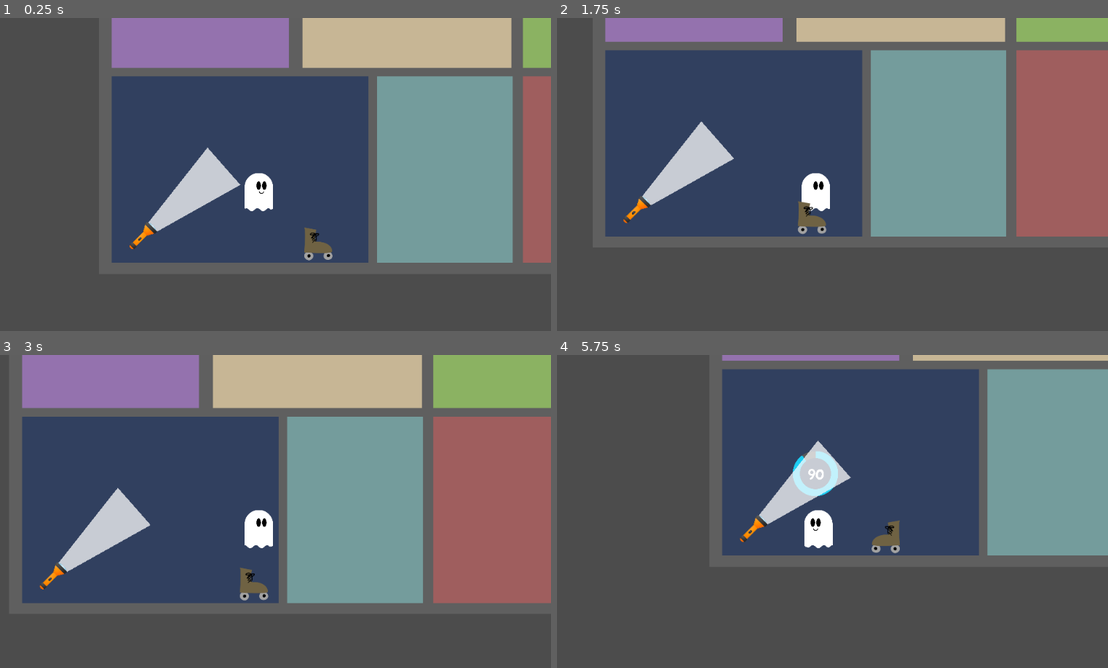
Above: before the commit, frames 1-4 (two rows, left to right).
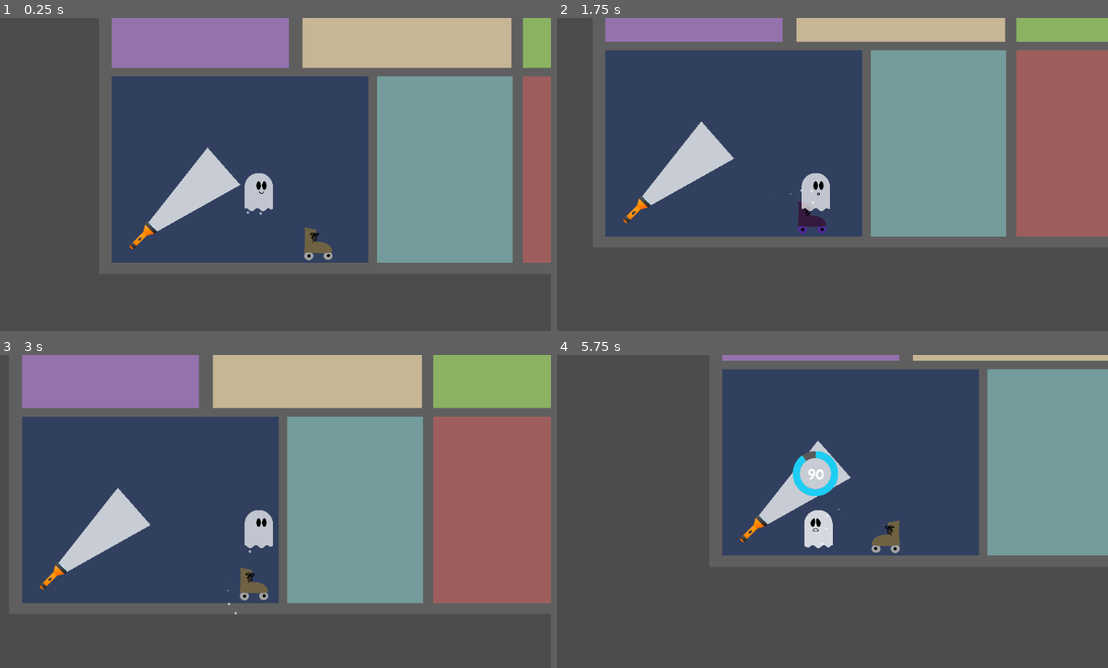
Above: after the commit, the same moments.

Repository: jackmakesthings/boo
Game: Godot game, scene res://scenes/house.tscn
Two runs of this game, one before a commit and one after it. Both use one fixed random seed, a clock stepped at 60 frames per second and the inputs below.
Inputs:
- Up to frame 1 (0.25 s): no input
- Up to frame 2 (1.75 s): tap Enter at 0.5 s; hold Right (move_right) 0.53-1.28 s; tap Space (boo) at 0.6, 1.55 s; tap F (haunt) at 0.8, 1.35 s; hold Down (move_down) from 1.28 s (still down)
- Up to frame 3 (3 s): release Down (move_down) at 2.03 s; hold Right (move_right) 2.03-2.78 s; tap Space (boo) at 2.1 s; tap F (haunt) at 2.3, 2.85 s; hold Up (move_up) from 2.78 s (still down)
- Up to frame 4 (5.75 s): tap Space (boo) at 3.05, 3.6, 4.55, 5.1 s; release Up (move_up) at 3.53 s; hold Left (move_left) 3.53-5.03 s; tap F (haunt) at 3.8, 4.35, 5.3 s; hold Down (move_down) from 5.03 s (still down)

The runs differ from the first frame. In frame 1, 0.5% of the frame differs, in the area x 44-50%, y 49-64%; in frame 2, 0.8%; in frame 3, 0.5%; in frame 4, 1.0%, in the area x 42-52%, y 30-62%.

Commit message:
ghost now composes states - might still refactor

Diff:
--- a/ghost.gd
+++ b/ghost.gd
@@ -28,19 +28,52 @@
 var time_in_light = 0
 var health = 100
 
+# i don't think these are actually the states needed, tbd
 enum state {
 	IDLE,
 	MOVING,
-	READY_TO_HAUNT,
-	HAUNTING,
-	POOF
+	DAMAGE,
+	HEAL,
+	READY
+#	READY_TO_HAUNT,
+#	HAUNTING,
+#	POOF
 }
+
+# This maybe shouldn't be a state because it overlaps with other stuff
+var is_moving = false
 
 var current_state = state.IDLE
 # not sure i need this to be a func but couldn't hurt
 
-func set_current_state(state):
-	current_state = state
+func set_current_state(new_state):
+	if new_state == current_state:
+		return
+
+	current_state = new_state
+	match new_state:
+		state.IDLE:
+			$body/face.position.x = 10.0
+			$body/bg/torso.play('default')
+			if health < 100:
+				if in_light:
+					set_current_state(state.DAMAGE)
+				else:
+					set_current_state(state.HEAL)
+			print('idle')
+		state.MOVING:
+			$body/bg/torso.play('moving')
+			$body/face.position.x = 30.0
+			print('moving')
+		state.DAMAGE:
+			$body/face.play('oh-no')
+			print('damage')
+		state.HEAL:
+			print('heal')
+		state.READY:
+			$body/bg/bottom.play('default')
+			$body/face.play('happy')
+			print('ready')
 
 func _enter_tree():
 	root = get_parent()
@@ -50,6 +83,18 @@
 		onBoo()
 	if Input.is_action_just_pressed('haunt'):
 		onHaunt()
+
+	if (Input.is_action_just_pressed('move_right') or
+	   Input.is_action_just_pressed('move_left') or
+	   Input.is_action_just_pressed('move_down') or
+	   Input.is_action_just_pressed('move_up')):
+		set_current_state(state.MOVING)
+
+	if (Input.is_action_just_released('move_right') or
+	   Input.is_action_just_released('move_left') or
+	   Input.is_action_just_released('move_down') or
+	   Input.is_action_just_released('move_up')):
+		set_current_state(state.IDLE)
 
 func handle_movement(_delta):
 	var input_velocity = Vector2.ZERO
@@ -70,36 +115,34 @@
 	# If there's input, accelerate to the input velocity
 	if input_velocity.length() > 0:
 		velocity = velocity.linear_interpolate(input_velocity, acceleration)
-		if input_velocity.x == 0:
-			$body/torso.play('default')
-			$body/face.position.x = 10.0
-			set_current_state(state.IDLE)
-		else:
-			$body/torso.play('moving')
-			$body/face.position.x = 30.0
-			set_current_state(state.MOVING)
+#		if input_velocity.x == 0:
+#			set_current_state(state.IDLE)
+#		else:
+#			set_current_state(state.MOVING)
 	else:
 		# If there's no input, slow down to (0, 0)
 		velocity = velocity.linear_interpolate(Vector2.ZERO, friction)
-		$body/torso.play('default')
-		$body/face.position.x = 10.0
-		set_current_state(state.IDLE)
 	velocity = move_and_slide(velocity)
 
 
 # This gets called basically every frame
 func _physics_process(_delta):
 	handle_movement(_delta)
-
 	# Show/hide "!"
 	if (in_light):
 		$body/reaction.visible = true
+		set_current_state(state.DAMAGE)
 		take_damage(_delta)
 	else:
 		$body/reaction.visible = false
 		if (health < 100):
+			set_current_state(state.HEAL)
 			heal(_delta)
-
+		else:
+			set_current_state(state.READY)
+	update_health_ui()
+
+func update_health_ui():
 	if (health < 100):
 		$health.visible = true
 		$healthWheel.visible = true
@@ -110,22 +153,17 @@
 	var rounded_health = round(health)
 	$health.text = min(100, rounded_health) as String
 	$healthWheel.value = min(100, health)
+	$body/bg.modulate.a = .7 + (1 - (rounded_health/100))
 
 func take_damage(_delta):
 	if (health > 0):
+		set_current_state(state.DAMAGE)
 		health = health -  (_delta * health_decay_rate)
 #
 func heal(_delta):
-	if (health < 100):
-		health = health + (_delta + health_recharge_rate)
-#
-func on_light_entered():
-	$body/face.play("oh-no")
-	$body/face.playing = true
-
-func on_light_exited():
-	$body/face.play("happy")
-	$body/face.playing = true
+	set_current_state(state.HEAL)
+	health = health + (_delta + health_recharge_rate)
+
 
 # These conditionals will probably get more robust
 func canBoo():
@@ -134,12 +172,26 @@
 func canHaunt():
 	return health >= 100 and nearby_hauntable
 
+
+# Proximity listeners
 func onHauntableApproach(hauntable):
 	nearby_hauntable = hauntable
 
-func onHauntableLeave(hauntable):
+func onHauntableLeave(_hauntable):
 	nearby_hauntable = null
 
+func on_light_entered():
+	pass
+#	$body/face.play("oh-no")
+#	$body/face.playing = true
+
+func on_light_exited():
+	pass
+#	$body/face.play("happy")
+#	$body/face.playing = true
+
+
+# Action input handlers
 func onBoo():
 	if canBoo():
 		$body/face.play('boo')
@@ -153,7 +205,22 @@
 	else:
 		print("can't haunt right now")
 
+
+# Setup and teardown (when switching haunt state)
+func activate(holp):
+	set_physics_process(true)
+	set_process_input(true)
+	global_position = holp
+	$Camera2D.current = true
+	visible = true
+
+func deactivate():
+	set_physics_process(false)
+	set_process_input(false)
+	$Camera2D.current = false
+	visible = false
+
 func _ready():
-	$body/bottom.play('default')
-	$body/torso.play('default')
-	$body/face.play('happy')
+	set_current_state(state.READY)
+	set_current_state(state.IDLE)
+	$body/bg/Particles2D.emitting = true
--- a/hauntable.gd
+++ b/hauntable.gd
@@ -65,10 +65,13 @@
 	current_state = new_state
 	match current_state:
 		state.IDLE:
+			modulate = '#fff'
 			print('idle')
 		state.SELECTED:
+			modulate = '#7b43e9';
 			print('selected')
 		state.HAUNTED:
+			modulate = '#fff'
 			print('haunted')
 		state.MOVING:
 			print('moving')
@@ -76,7 +79,7 @@
 			print('acting')
 
 # Core input handler
-func _input(event):
+func _input(_event):
 	if Input.is_action_just_pressed('haunt'):
 		onHaunt()
 	if Input.is_action_just_pressed('boo') and can_act:
--- a/level.gd
+++ b/level.gd
@@ -1,32 +1,19 @@
 extends Node2D
 
-var active_hauntable setget set_active_hauntable, get_active_hauntable
+var active_hauntable setget set_active_hauntable
 onready var player = $ghost
 var holp = Vector2.ZERO
-
-func get_active_hauntable():
-	return active_hauntable
-
 
 func set_active_hauntable(hauntable):
 	# hauntable is null, restore controls to the ghost
 	if (!hauntable):
 		holp = active_hauntable.get_node('origin').global_position
-		active_hauntable.get_node("Camera2D").current = false
-
-		player.set_physics_process(true)
-		player.set_process_input(true)
-		player.global_position = holp
-		player.get_node("Camera2D").current = true
-		player.visible = true
+		active_hauntable.deactivate()
+		player.activate(holp)
 
 	# hauntable is set, delegate controls
 	else:
-		player.set_physics_process(false)
-		player.set_process_input(false)
-		player.get_node("Camera2D").current = false
-		player.visible = false
-
+		player.deactivate()
 		hauntable.activate()
 
 	active_hauntable = hauntable
--- a/scenes/house.tscn
+++ b/scenes/house.tscn
@@ -17,16 +17,16 @@
 scale = Vector2( 0.667629, 0.667629 )
 texture = ExtResource( 2 )
 
-[node name="ghost" parent="." instance=ExtResource( 1 )]
-position = Vector2( 545.589, 321.551 )
-
-[node name="Node2D" parent="." instance=ExtResource( 3 )]
+[node name="flashlight" parent="." instance=ExtResource( 3 )]
 position = Vector2( 134.454, 491.336 )
 
 [node name="rollerskate" parent="." instance=ExtResource( 4 )]
 position = Vector2( 751, 520 )
 collision_mask = 2
 can_move = true
+
+[node name="ghost" parent="." instance=ExtResource( 1 )]
+position = Vector2( 545.589, 321.551 )
 
 [node name="interior_wall" type="StaticBody2D" parent="."]
 position = Vector2( 922.122, 256.325 )
--- a/scenes/player.tscn
+++ b/scenes/player.tscn
@@ -80,6 +80,34 @@
 "speed": 5.0
 } ]
 
+[sub_resource type="Gradient" id=27]
+offsets = PoolRealArray( 0.5, 1 )
+colors = PoolColorArray( 1, 1, 1, 0.756863, 1, 1, 1, 0.117647 )
+
+[sub_resource type="GradientTexture" id=23]
+gradient = SubResource( 27 )
+
+[sub_resource type="Curve" id=24]
+_data = [ Vector2( 0.254025, 0.975698 ), 0.0, 0.0, 0, 0, Vector2( 1, 0.282004 ), 0.0, 0.0, 0, 0 ]
+
+[sub_resource type="CurveTexture" id=25]
+curve = SubResource( 24 )
+
+[sub_resource type="ParticlesMaterial" id=26]
+emission_shape = 2
+emission_box_extents = Vector3( 85, 1, 1 )
+flag_disable_z = true
+direction = Vector3( 0, 1, 0 )
+spread = 0.0
+gravity = Vector3( 0, 98, 0 )
+orbit_velocity = 0.0
+orbit_velocity_random = 0.0
+angle = 45.0
+scale = 10.0
+scale_random = 0.2
+scale_curve = SubResource( 25 )
+color_ramp = SubResource( 23 )
+
 [sub_resource type="AtlasTexture" id=13]
 flags = 4
 atlas = ExtResource( 5 )
@@ -93,22 +121,22 @@
 [sub_resource type="AtlasTexture" id=15]
 flags = 4
 atlas = ExtResource( 5 )
+region = Rect2( 210, 0, 70, 110 )
+
+[sub_resource type="AtlasTexture" id=16]
+flags = 4
+atlas = ExtResource( 5 )
+region = Rect2( 280, 0, 70, 110 )
+
+[sub_resource type="AtlasTexture" id=17]
+flags = 4
+atlas = ExtResource( 5 )
+region = Rect2( 0, 0, 70, 110 )
+
+[sub_resource type="AtlasTexture" id=18]
+flags = 4
+atlas = ExtResource( 5 )
 region = Rect2( 910, 0, 70, 110 )
-
-[sub_resource type="AtlasTexture" id=16]
-flags = 4
-atlas = ExtResource( 5 )
-region = Rect2( 210, 0, 70, 110 )
-
-[sub_resource type="AtlasTexture" id=17]
-flags = 4
-atlas = ExtResource( 5 )
-region = Rect2( 280, 0, 70, 110 )
-
-[sub_resource type="AtlasTexture" id=18]
-flags = 4
-atlas = ExtResource( 5 )
-region = Rect2( 0, 0, 70, 110 )
 
 [sub_resource type="SpriteFrames" id=19]
 animations = [ {
@@ -122,15 +150,15 @@
 "name": "happy",
 "speed": 1.0
 }, {
-"frames": [ SubResource( 15 ), SubResource( 15 ) ],
+"frames": [ SubResource( 15 ), SubResource( 16 ), SubResource( 15 ), SubResource( 17 ) ],
+"loop": false,
+"name": "boo",
+"speed": 5.0
+}, {
+"frames": [ SubResource( 18 ), SubResource( 18 ) ],
 "loop": true,
 "name": "oh-no",
 "speed": 1.0
-}, {
-"frames": [ SubResource( 16 ), SubResource( 17 ), SubResource( 16 ), SubResource( 18 ) ],
-"loop": false,
-"name": "boo",
-"speed": 5.0
 } ]
 
 [sub_resource type="DynamicFont" id=20]
@@ -156,26 +184,37 @@
 
 [node name="body" type="Node2D" parent="."]
 
+[node name="bg" type="Node2D" parent="body"]
+
+[node name="torso" type="AnimatedSprite" parent="body/bg"]
+position = Vector2( 0.00012207, 22 )
+frames = SubResource( 3 )
+
+[node name="bottom" type="AnimatedSprite" parent="body/bg"]
+position = Vector2( -8.94287, 156.567 )
+frames = SubResource( 12 )
+frame = 7
+speed_scale = 3.0
+
+[node name="Particles2D" type="Particles2D" parent="body/bg"]
+position = Vector2( -10.0107, 176.686 )
+rotation = 1.36424e-12
+scale = Vector2( 1, 1 )
+emitting = false
+amount = 5
+visibility_rect = Rect2( -100, -50, 200, 250 )
+local_coords = false
+process_material = SubResource( 26 )
+
 [node name="reaction" type="Sprite" parent="body"]
 position = Vector2( -133.803, -85.959 )
 scale = Vector2( 0.105312, 0.105312 )
 texture = ExtResource( 3 )
 
-[node name="torso" type="AnimatedSprite" parent="body"]
-position = Vector2( 0.00012207, 22 )
-frames = SubResource( 3 )
-
-[node name="bottom" type="AnimatedSprite" parent="body"]
-position = Vector2( -8.94287, 156.567 )
-frames = SubResource( 12 )
-frame = 7
-speed_scale = 3.0
-
 [node name="face" type="AnimatedSprite" parent="body"]
 position = Vector2( 10, 11.654 )
 frames = SubResource( 19 )
 animation = "happy"
-frame = 1
 playing = true
 
 [node name="CollisionPolygon2D" type="CollisionPolygon2D" parent="."]
Not shown: 1 places in scenes/player.tscn that only renumber resources
